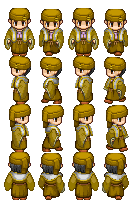
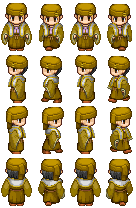
Comparing the layer stacks of the two 136px x 208px images. Changes:
painted on "Layer 1" over [1, 3, 133, 206]
